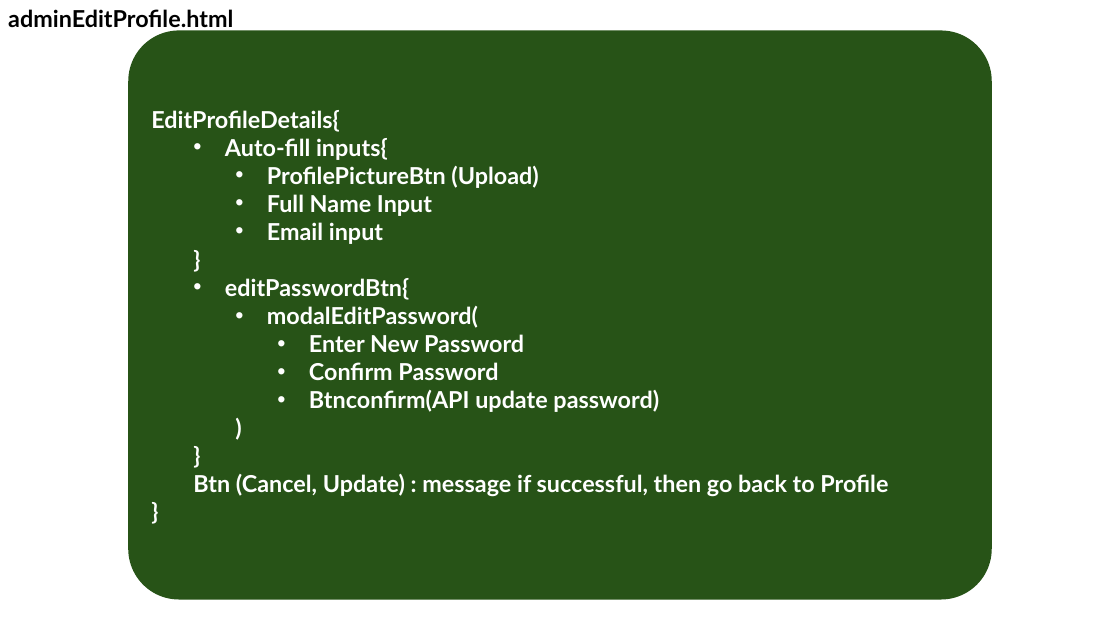
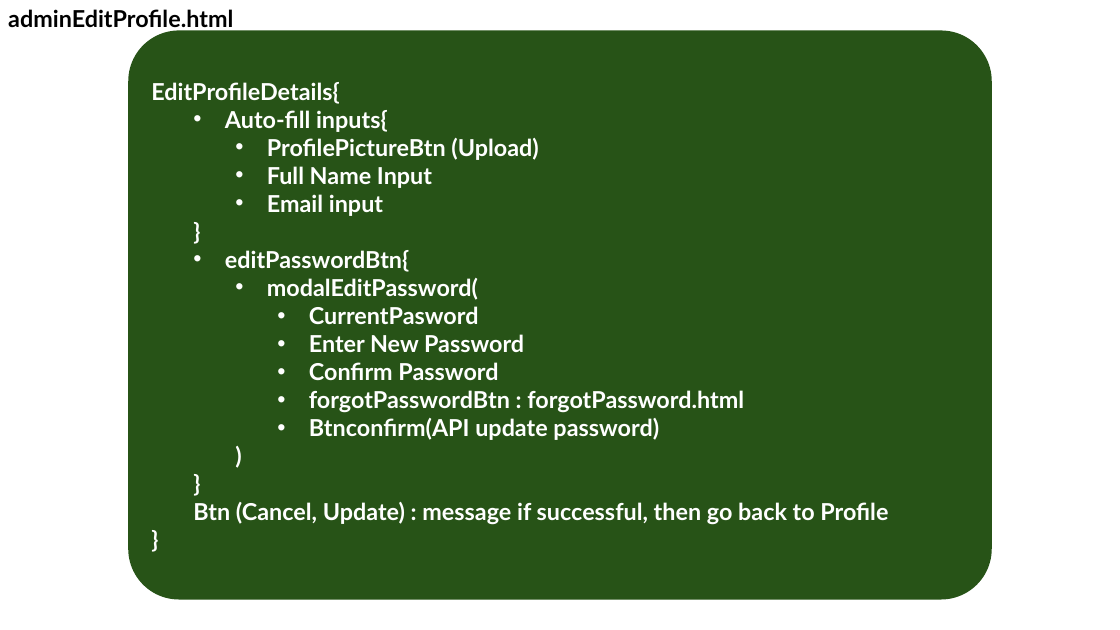
Before and after one commit to Booking-Resevation-Betcha-Homie-House/CAPSTONE-Development-Road-Map, a slide deck: slide 13 of betchaBooking-USECASE.pptx. Drawn at 1120x630 pixels with LibreOffice and Linux fonts; fonts in the diff are those of the drawing. Boxes give left, top, right and bottom in pixels: in the first picture for what was removed or moved away, otherwise in the second. Text is boxed around its words. In the diff, an @@ line names an element or a change of style, - is before the commit and + after.

```diff
--- a/betchaBooking-USECASE.pptx
+++ b/betchaBooking-USECASE.pptx
@@ text in rounded rectangle at [309,306,479,324]: paragraph added @@
+      • CurrentPasword
@@ text in rounded rectangle at [309,390,744,413]: paragraph added @@
+      • forgotPasswordBtn : forgotPassword.html
```
Also in this commit, not shown: 7 other slides changed, 1 slide added, 1 slide removed, 1 other file.
